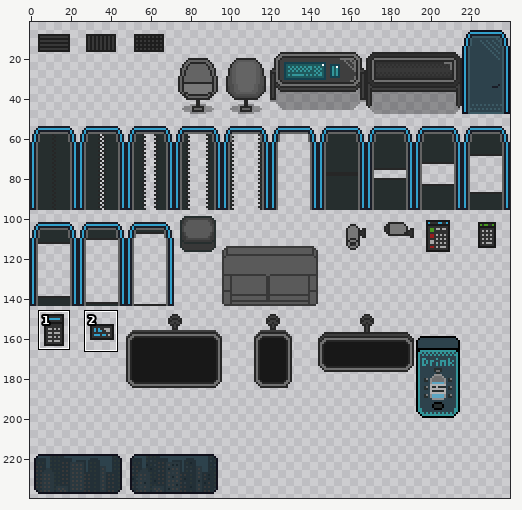
Edited in one commit: sprite sheet (art/corporation/Corporation Furnitures.png). Above, an overview of the earlier version with the close-up marked.
Close-up. As it was:
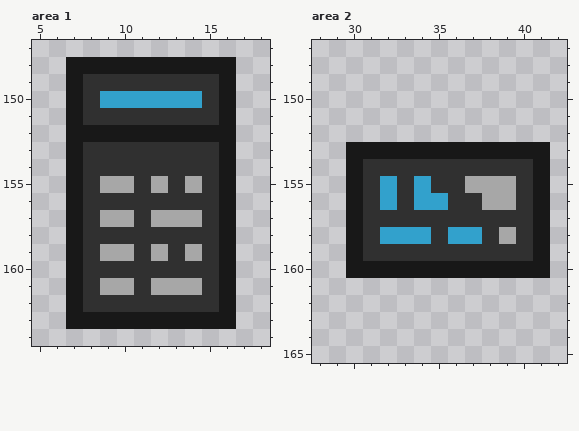
The file is 240x240 pixels. Colours within 5 levels of each other are drawn and written as one. Shown: area 1: x 5..18, y 147..164; area 2: x 28..42, y 147..165. The wide view leaves out empty margins. The commit also changed other parts of the picture, which this record leaves out.
The result:
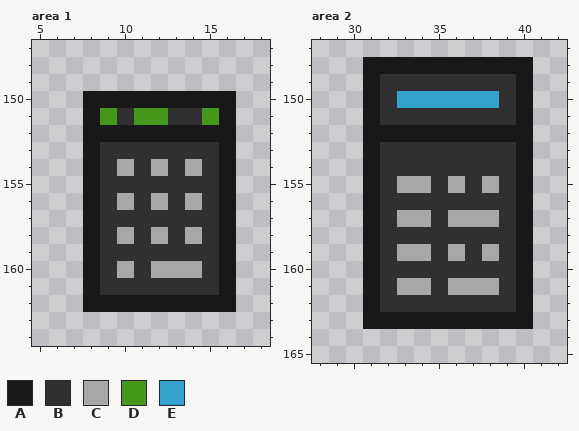
Palette (. is transparent): A #181818  B #303030  C #a7a7a7  D #46981d  E #32a1cc
Changes in this commit:
Changed rows in their new state; - is an unchanged pixel.
Area 1:
first column x 7:
148 ..........
149 ..........
150 .AAAAAAAA-
151 .AD-DD--D-
152 .---------
153 .A--------
154 .A-C-C-C--
155 .ABB-B-B--
156 .A-C-C-C--
157 .ABB-BBB--
158 .A-C-C-C--
159 .ABB-B-B--
160 .A-C-CCC--
161 .ABB-BBB--
162 .AAAAAAAA-
163 ..........
Area 2:
first column x 30:
148 -AAAAAAAAAA-
149 -ABBBBBBBBA-
150 -ABEEEEEEBA-
151 -ABBBBBBBBA-
152 -AAAAAAAAAA-
153 .-BBBBBBBB-.
154 .A--------A.
155 .ABCC-CB-BA.
156 .AB-BB--BBA.
157 .A-CC-CCC-A.
158 .ABBB-BB-BA.
159 .A-CC-C-C-A.
160 .-BBBBBBBB-.
161 -ABCCBCCCBA-
162 -ABBBBBBBBA-
163 -AAAAAAAAAA-
Pixel boxes of the changes (left, top, right, bottom) in both close-ups:
changed: (66, 57, 236, 329)
changed: (346, 57, 550, 329)
